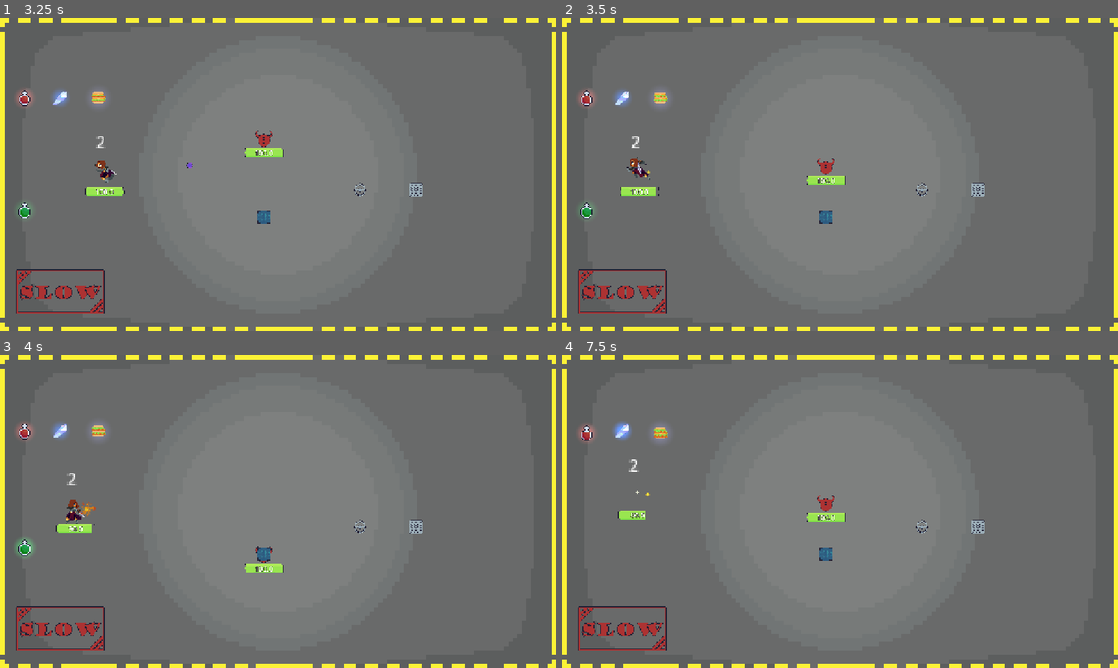
Above: before the commit, frames 1-4 (two rows, left to right).
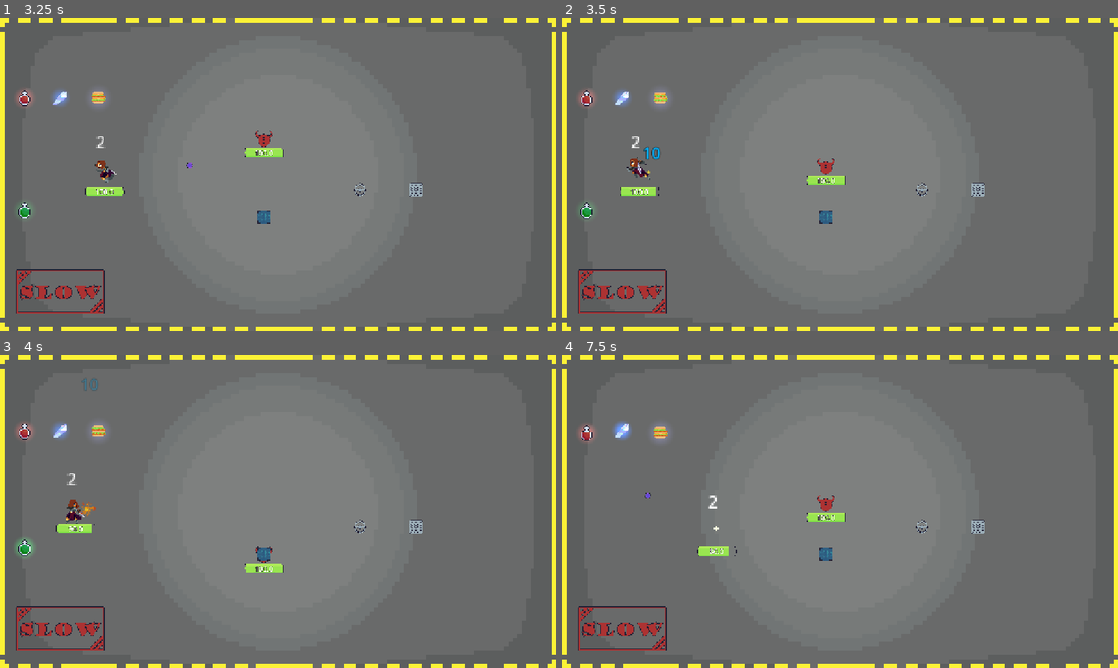
Above: after the commit, the same moments.

Repository: Darkcitrus/darkspracticegame-main
Game: Godot game, scene res://scenes/TestingArea.tscn
Two runs of this game, one before a commit and one after it. Both use one fixed random seed, a clock stepped at 60 frames per second and the inputs below.
Inputs (mouse positions are in pixels of both pictures, inside the frame that each line leads up to):
- Up to frame 1 (3.25 s): click "Play :)" at 0.5 s; tap Enter at 1.25 s; drag from (261, 140) to (166, 168) at 1.27 s; drag from (444, 221) to (189, 158) at 2.02 s; move the mouse to (111, 127) at 2.77 s; hold Left (ui_left) from 2.78 s (still down); hold Right mouse button (ranged_attack) from 2.78 s (still down); tap 2 (fireball) at 3.05 s
- Up to frame 2 (3.5 s): keep holding Left (ui_left); keep holding Right mouse button (ranged_attack)
- Up to frame 3 (4 s): release Left (ui_left) at 3.5 s; release Right mouse button (ranged_attack) at 3.5 s; drag from (305, 511) to (100, 433) at 3.52 s
- Up to frame 4 (7.5 s): move the mouse to (756, 433) at 4.27 s; hold Down (ui_down) 4.28-5 s; hold 2 (fireball) 4.28-5 s; tap Space (ui_select) at 4.52 s; right-click (756, 433) at 4.55 s; drag from (962, 495) to (823, 470) at 5.02 s; move the mouse to (728, 527) at 5.77 s; press the mouse at (728, 527) at 5.78 s; hold Up (ui_up) 5.78-6.5 s; release the mouse at (728, 527) at 6.5 s; drag from (895, 442) to (662, 430) at 6.52 s; move the mouse to (812, 574) at 7.27 s; hold Right (ui_right) from 7.28 s (still down); hold 3 (teleport) from 7.28 s (still down)

Frame 1 is identical in both runs. In frame 2, less than 0.1% of the frame differs, in the area x 14-18%, y 41-46%; in frame 3, less than 0.1%; in frame 4, 0.5%, in the area x 9-32%, y 22-65%.

Commit message:
Implement damage resistance mechanics and update damage handling for various sources

Diff:
--- a/scenes/player.tscn
+++ b/scenes/player.tscn
@@ -309,7 +309,7 @@
 }],
 "loop": false,
 "name": &"Teleport End",
-"speed": 30.0
+"speed": 40.0
 }, {
 "frames": [{
 "duration": 0.1,
@@ -341,7 +341,7 @@
 }],
 "loop": false,
 "name": &"Teleport Start",
-"speed": 30.0
+"speed": 40.0
 }]
 
 [sub_resource type="CapsuleShape2D" id="CapsuleShape2D_8nwgm"]
@@ -382,10 +382,8 @@
 position = Vector2(-2.27374e-13, 5.68434e-14)
 scale = Vector2(4.20391, 4.20391)
 sprite_frames = SubResource("SpriteFrames_srfhh")
-animation = &"Teleport End"
+animation = &"Teleport Start"
 autoplay = "Idle"
-frame = 8
-frame_progress = 1.0
 offset = Vector2(6.19888e-06, -1.5684)
 
 [node name="PlayerCollision" type="CollisionShape2D" parent="." groups=["Player"]]
--- a/scripts/Player.gd
+++ b/scripts/Player.gd
@@ -19,6 +19,12 @@
 var target: Node2D = null  # For compatibility with scripts that might use 'target' directly
 var current_target: Node2D = null  # Add this near the other state variables
 
+# Damage resistance variables
+var armor: float = 0.0  # Physical damage reduction (0.0 to 0.95 or 0% to 95%)
+var magic_resist: float = 0.0  # Magical damage reduction (0.0 to 0.95 or 0% to 95%)
+const MAX_RESIST: float = 0.95  # Maximum resistance cap (95%)
+var damage_resist_while_dodging: float = 0.95  # 95% damage resistance when dodging
+
 # Knockback properties
 var knockback_active = false
 var knockback_direction = Vector2.ZERO
@@ -256,12 +262,37 @@
 	print("Target cleared")
 
 # Add this function to handle damage from fireballs and other sources
-func take_damage(amount: float, is_crit: bool = false):
+func take_damage(amount: float, is_crit: bool = false, damage_type: String = "physical"):
 	if not alive:
 		return
 
-	print("Player taking damage: ", amount, " Critical: ", is_crit)
-	health -= amount
+	# Apply dodge damage resistance if player is dodging
+	var final_amount = amount
+	if dodging:
+		# True damage ignores dodge resistance
+		if damage_type.to_lower() == "true":
+			final_amount = amount
+			print("True damage ignores dodge resistance: ", amount)
+		else:
+			final_amount = amount * (1.0 - damage_resist_while_dodging)
+			print("Dodge damage reduction applied: ", amount, " -> ", final_amount)
+	# Apply armor or magic resistance based on damage type
+	elif damage_type.to_lower() == "physical":
+		final_amount = amount * (1.0 - min(armor, MAX_RESIST))
+		print("Physical damage reduced by armor: ", amount, " -> ", final_amount)
+	elif damage_type.to_lower() == "magical":
+		final_amount = amount * (1.0 - min(magic_resist, MAX_RESIST))
+		print("Magical damage reduced by magic resist: ", amount, " -> ", final_amount)
+	elif damage_type.to_lower() == "true":
+		# True damage ignores all resistances
+		final_amount = amount
+		print("True damage ignores resistances: ", amount)
+
+	print("Player taking damage: ", final_amount, " (Original: ", amount, ") Critical: ", is_crit, " Type: ", damage_type)
+	health -= final_amount
+
+	# Show floating damage number with appropriate color based on damage type
+	spawn_floating_damage_number(final_amount, is_crit, damage_type)
 
 	# Update healthbar if it exists
 	if healthbar:
@@ -313,6 +344,14 @@
 		get_tree().get_root().add_child(floating_number)
 		floating_number.setup_heal(int(heal_amount), global_position)
 
+# Function to display damage numbers with appropriate color based on damage type
+func spawn_floating_damage_number(damage_amount: float, is_crit: bool, damage_type: String):
+	var floating_number_scene = load("res://scenes/floating_number.tscn")
+	if floating_number_scene:
+		var floating_number = floating_number_scene.instantiate()
+		get_tree().get_root().add_child(floating_number)
+		floating_number.setup_with_type(int(damage_amount), is_crit, damage_type, global_position)
+
 func _on_attackcd_timeout():
 	attacking = false
 	print("Attack cooldown ended")
--- a/scripts/PlayerAttack.gd
+++ b/scripts/PlayerAttack.gd
@@ -122,8 +122,9 @@
 			print("Processing melee hit on: ", target.name)
 			print("Attack Power: ", base_damage, " Final Damage: ", damage_info["damage"], " Crit: ", damage_info["is_crit"])
 			if target.has_method("take_damage"):
-				target.take_damage(damage_info["damage"], damage_info["is_crit"])
-				print("Damage applied to enemy")
+				# Melee attacks deal physical damage
+				target.take_damage(damage_info["damage"], damage_info["is_crit"], "physical")
+				print("Physical damage applied to enemy")
 			else:
 				print("Target does not have take_damage method")
 		else:
@@ -220,6 +221,10 @@
 							# Set specific crit chance for auto-attacks
 							auto_attack.crit_chance = AUTO_ATTACK_CRIT_CHANCE
 
+							# Specify that auto-attacks deal physical damage (for resistance calculations)
+							if auto_attack.has_method("set_damage_type"):
+								auto_attack.set_damage_type("physical")
+
 							# Update the last auto-attack time
 							last_auto_attack_time = current_time
 					else:
--- a/scripts/PlayerHealth.gd
+++ b/scripts/PlayerHealth.gd
@@ -14,15 +14,10 @@
 		player.alive = false
 		die()
 
-func take_damage(amount):
+func take_damage(amount, is_crit: bool = false, damage_type: String = "physical"):
 	if not player.dodging and player.alive:
-		print("Player taking damage: ", amount)
-		player.health -= amount
-		print("Player health now: ", player.health)
-
-		if player.healthbar:
-			print("Updating player healthbar to: ", player.health)
-			player.healthbar.value = player.health
+		# Delegate to the main player.take_damage which handles resistance calculations
+		player.take_damage(amount, is_crit, damage_type)
 
 		if player.health <= 0:
 			die()
--- a/scripts/dummy.gd
+++ b/scripts/dummy.gd
@@ -178,21 +178,23 @@
 			var damage_info = area.calculate_damage()
 			take_damage(damage_info["damage"], damage_info["is_crit"])
 
-func take_damage(amount, is_crit: bool = false):
+func take_damage(amount, is_crit: bool = false, damage_type: String = "physical"):
 	if not alive:
 		return
 
+	# Dummy has 0 resistances as requested, so we use the raw damage amount
+	# No need to calculate resistances like for the player
 	health -= amount
 
 	# Apply knockback
 	apply_knockback_from_hit()
 
-	# Spawn floating number with adjusted position
+	# Spawn floating number with adjusted position and damage type
 	if alive:  # Ensure the dummy is still alive before accessing global_position
 		var floating_num = FloatingNumber.instantiate() as Label
 		if floating_num:
 			get_tree().get_root().add_child(floating_num)
-			floating_num.setup(amount, is_crit, global_position)
+			floating_num.setup_with_type(amount, is_crit, damage_type, global_position)
 
 	if healthbar:
 		healthbar.value = health
--- a/scripts/fire_ball.gd
+++ b/scripts/fire_ball.gd
@@ -153,7 +153,8 @@
 	# Try to apply damage if possible
 	if object.has_method("take_damage"):
 		var damage_info = calculate_damage()
-		object.take_damage(damage_info["damage"], damage_info["is_crit"])
+		# Fireballs deal magical damage
+		object.take_damage(damage_info["damage"], damage_info["is_crit"], "magical")
 
  		# Apply knockback based on object type and source
 		if object.has_method("apply_knockback_from_fireball"):
--- a/scripts/floating_number.gd
+++ b/scripts/floating_number.gd
@@ -3,11 +3,39 @@
 var start_pos: Vector2
 
 func setup(damage: int, is_crit: bool = false, pos: Vector2 = Vector2.ZERO):
-	# Set text and colors
+	# For backward compatibility, assume physical damage
+	setup_with_type(damage, is_crit, "physical", pos)
+
+# New function to handle different damage types with appropriate colors
+func setup_with_type(damage: int, is_crit: bool = false, damage_type: String = "physical", pos: Vector2 = Vector2.ZERO):
+	# Set text with exclamation mark for crits
 	text = str(damage) + ("!" if is_crit else "")
-	if is_crit:
-		add_theme_color_override("font_color", Color.YELLOW)
+
+	# Set colors based on damage type
+	var damage_type_lower = damage_type.to_lower()
+	if damage_type_lower == "physical":
+		if is_crit:
+			# Yellow for physical crits
+			add_theme_color_override("font_color", Color(1.0, 1.0, 0.0))  # Bright yellow
+		else:
+			# Orange for physical damage
+			add_theme_color_override("font_color", Color(1.0, 0.6, 0.0))  # Orange
+	elif damage_type_lower == "magical":
+		if is_crit:
+			# Purple for magical crits
+			add_theme_color_override("font_color", Color(0.8, 0.0, 1.0))  # Purple
+		else:
+			# Blue for magical damage
+			add_theme_color_override("font_color", Color(0.0, 0.7, 1.0))  # Blue
+	elif damage_type_lower == "true":
+		if is_crit:
+			# Bright white for true damage crits
+			add_theme_color_override("font_color", Color(1.0, 1.0, 1.0))  # Pure white
+		else:
+			# White for true damage
+			add_theme_color_override("font_color", Color(0.9, 0.9, 0.9))  # Slightly dimmer white
 	else:
+		# Default white for unknown damage types
 		add_theme_color_override("font_color", Color.WHITE)
 
 	# Center the text
--- a/scripts/homing_missile.gd
+++ b/scripts/homing_missile.gd
@@ -116,7 +116,8 @@
 	# Try to apply damage if possible
 	if object.has_method("take_damage"):
 		var damage_info = calculate_damage()
-		object.take_damage(damage_info["damage"], damage_info["is_crit"])
+		# Homing missiles deal magical damage, similar to fireballs
+		object.take_damage(damage_info["damage"], damage_info["is_crit"], "magical")
 
 		# Apply knockback based on object type
 		if object.has_method("apply_knockback_from_fireball"):
--- a/scripts/spike_pad.gd
+++ b/scripts/spike_pad.gd
@@ -39,8 +39,8 @@
 func apply_damage():
 	# Check if player is valid and has take_damage method
 	if is_instance_valid(current_player) and current_player.has_method("take_damage"):
-		print("Spike pad dealing " + str(damage) + " damage to player")
-		current_player.take_damage(damage, false)  # Apply damage (not a critical hit)
+		print("Spike pad dealing " + str(damage) + " physical damage to player")
+		current_player.take_damage(damage, false, "physical")  # Apply physical damage (not a critical hit)
 
 		 # Apply knockback to trigger hurt animation
 		apply_knockback_to_player(current_player)
